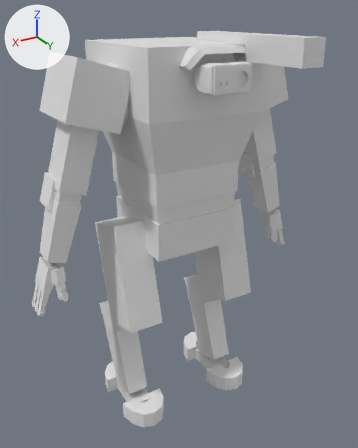
Before and after pictures for a commit that changed the Blender file Finch.blend.
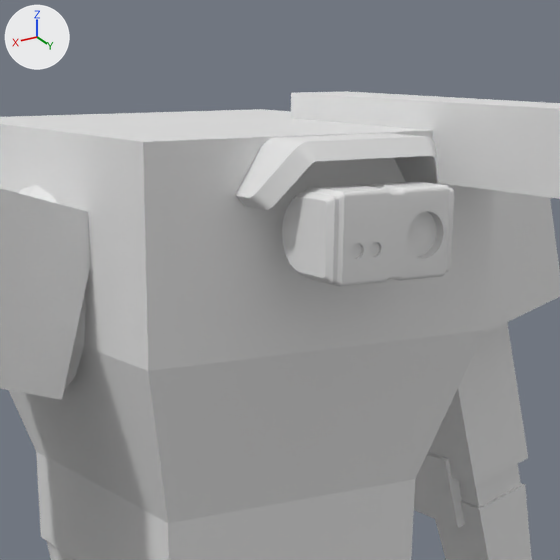
There are two pictures of each version: one whole from a 50 mm camera at (2.28, 3.98, 3.87) aimed at (0.05, 0.28, 2.02), one close up on the part from 28% to 80% of the width and 0% to 42% of the height. The axes (+X, +Y, +Z) are drawn at upper left. The lights are the same throughout. The last two pictures show the newer version.
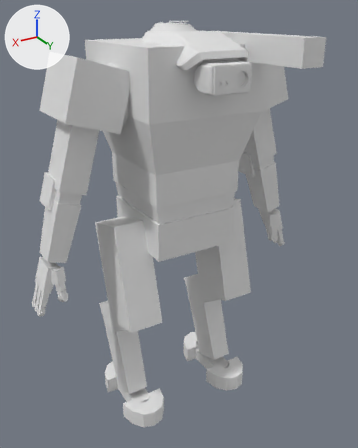
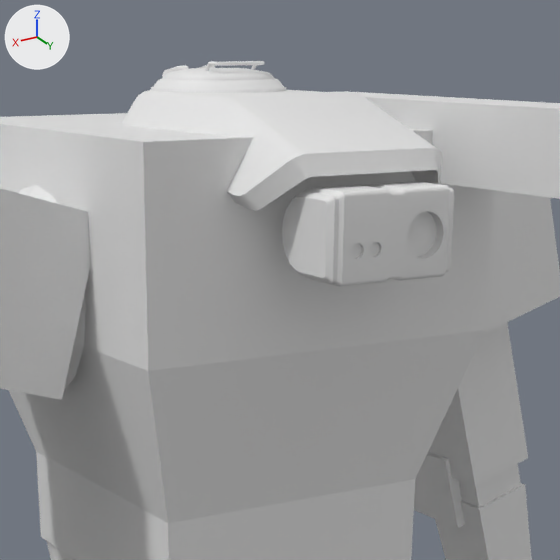
Pixel boxes [x1, y1, x2, y2] of what changed, in the close-ups (560 x 560 px):
'Plane.003', added
    after: [121, 90, 442, 211]
'Plane', deleted
    before: [235, 133, 439, 210]
'NurbsCircle', added
    after: [151, 78, 286, 93]
'NurbsCircle.001', added
    after: [163, 68, 274, 80]
'Cylinder.004', added
    after: [205, 61, 264, 71]
'Cylinder', added
    after: [162, 65, 215, 78]

Diff of the bpy script that builds the scene:
```diff
--- a/Finch.blend.py
+++ b/Finch.blend.py
@@ me_cylinder_004 @@
+me_cylinder_004.from_pydata(...)  # 216 vertices, 204 faces; spans x -0.106..0.106, y -0.056..0.04, z -0.032..0.011
+me_cylinder_004.polygons.foreach_set('use_smooth', [True] * 204)
@@ me_cylinder @@
+me_cylinder.from_pydata(...)  # 56 vertices, 63 faces; spans x -0.0111..0.0111, y -0.0217..0.1066, z -0.0217..0.0346
+me_cylinder.polygons.foreach_set('use_smooth', [True] * 63)
@@ me_nurbscircle_001 @@
+me_nurbscircle_001.from_pydata(...)  # 194 vertices, 192 faces; spans x -0.158..0.158, y -0.158..0.158, z -0.006..0.028
+me_nurbscircle_001.polygons.foreach_set('use_smooth', [True] * 192)
@@ me_nurbscircle @@
+me_nurbscircle.from_pydata(...)  # 216 vertices, 192 faces; spans x -0.192..0.192, y -0.192..0.192, z -0.002..0.033
+me_nurbscircle.polygons.foreach_set('use_smooth', [True] * 192)
@@ me_plane_002 @@
+me_plane_002.from_pydata(...)  # 138 vertices, 128 faces; spans x -0.808..0.281, y -0.309..0.309, z -0.162..0.091
+me_plane_002.polygons.foreach_set('use_smooth', [True] * 128)
@@ ob_plane @@
-ob_plane = bpy.data.objects.new('Plane', me_plane)
-ob_plane.location = (0.0, 0.663, 3.581)
-ob_plane.scale = (0.932, 0.621, 1.1)
@@ ob_cylinder_004 @@
+ob_cylinder_004 = bpy.data.objects.new('Cylinder.004', me_cylinder_004)
+ob_cylinder_004.location = (0.0, 0.183, 3.785)
+ob_cylinder_004.scale = (0.754, 0.754, 0.754)
@@ ob_cylinder @@
+ob_cylinder = bpy.data.objects.new('Cylinder', me_cylinder)
+ob_cylinder.location = (0.046, -0.124, 3.744)
+_m = ob_cylinder.modifiers.new('Mirror', 'MIRROR')
+_m.mirror_object = ob_nurbscircle_001
@@ ob_nurbscircle_001 @@
+ob_nurbscircle_001 = bpy.data.objects.new('NurbsCircle.001', me_nurbscircle_001)
+ob_nurbscircle_001.location = (0.0, 0.087, 3.745)
@@ ob_nurbscircle @@
+ob_nurbscircle = bpy.data.objects.new('NurbsCircle', me_nurbscircle)
+ob_nurbscircle.location = (0.0, 0.087, 3.714)
@@ ob_plane_003 @@
+ob_plane_003 = bpy.data.objects.new('Plane.003', me_plane_002)
+ob_plane_003.location = (0.0, 0.043, 3.625)
+ob_plane_003.rotation_euler = (0.0, 0.0, -1.571)  # degrees (0, 0, -90)
+ob_plane_003.scale = (1.0, 1.08, 1.0)
```
